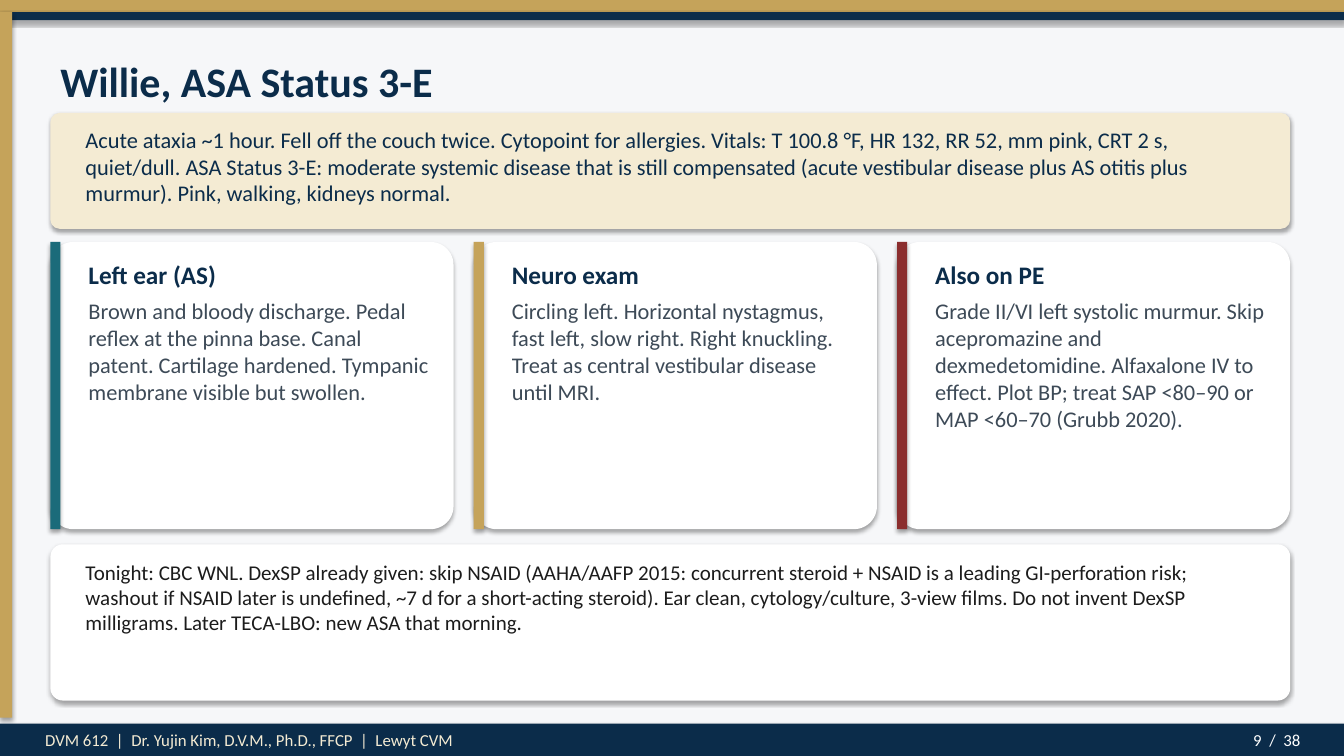
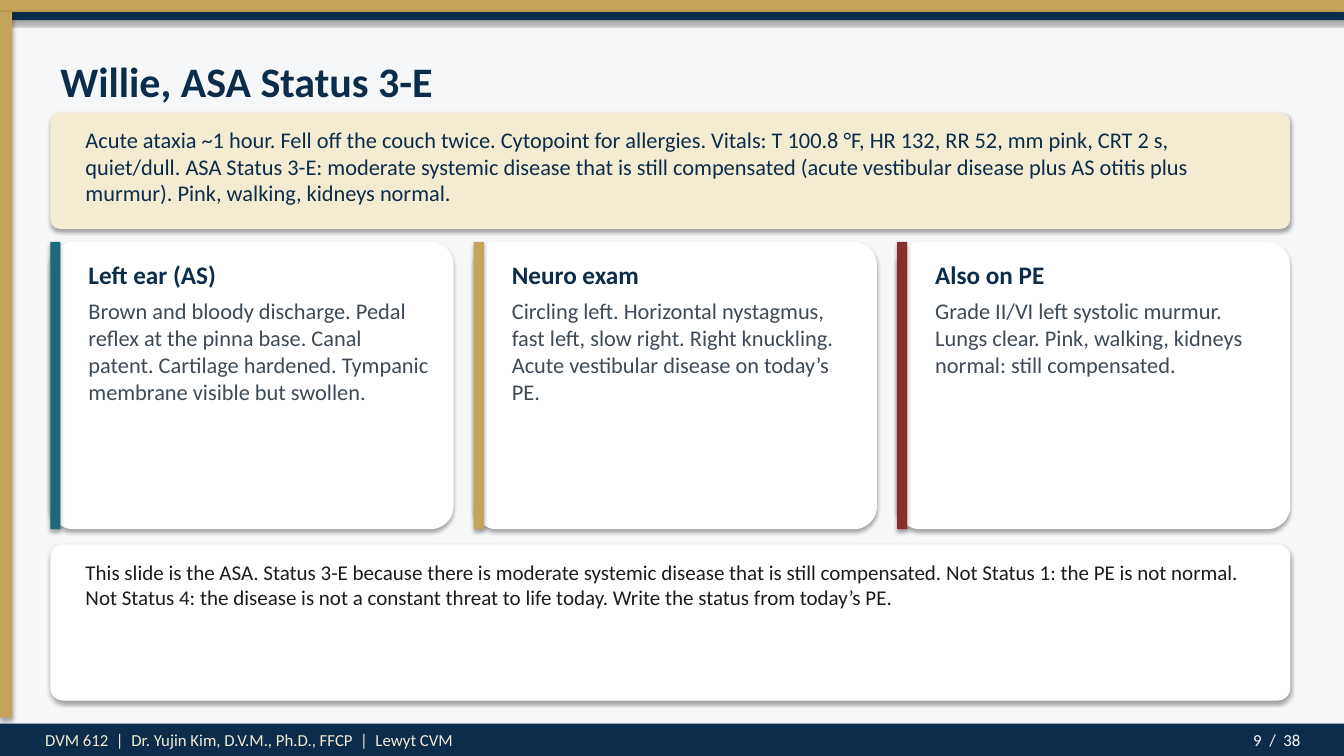
Before and after one commit to drkimvet/happycare, a slide deck: slide 9 of lectures/DVM-612_Week4_Preop_PatientPrep_Postop.pptx. Drawn at 1344x756 pixels with LibreOffice and Linux fonts; fonts in the diff are those of the drawing. Boxes give left, top, right and bottom in pixels: in the first picture for what was removed or moved away, otherwise in the second. Text is boxed around its words. In the diff, an @@ line names an element or a change of style, - is before the commit and + after.

```diff
--- a/lectures/DVM-612_Week4_Preop_PatientPrep_Postop.pptx
+++ b/lectures/DVM-612_Week4_Preop_PatientPrep_Postop.pptx
@@ text at <box>512,303,833,400</box>: text changed @@
-Circling left. Horizontal nystagmus, fast left, slow right. Right knuckling. Treat as central vestibular disease until MRI.
+Circling left. Horizontal nystagmus, fast left, slow right. Right knuckling. Acute vestibular disease on today’s PE.
@@ text at <box>935,303,1242,377</box>: text changed @@
-Grade II/VI left systolic murmur. Skip acepromazine and dexmedetomidine. Alfaxalone IV to effect. Plot BP; treat SAP <80–90 or MAP <60–70 (Grubb 2020).
+Grade II/VI left systolic murmur. Lungs clear. Pink, walking, kidneys normal: still compensated.
@@ text at <box>85,565,1237,609</box>: text changed @@
-Tonight: CBC WNL. DexSP already given: skip NSAID (AAHA/AAFP 2015: concurrent steroid + NSAID is a leading GI-perforation risk; washout if NSAID later is undefined, ~7 d for a short-acting steroid). Ear clean, cytology/culture, 3-view films. Do not invent DexSP milligrams. Later TECA-LBO: new ASA that morning.
+This slide is the ASA. Status 3-E because there is moderate systemic disease that is still compensated. Not Status 1: the PE is not normal. Not Status 4: the disease is not a constant threat to life today. Write the status from today’s PE.
```
Also in this commit, not shown: 7 other slides changed, 6 other files.
